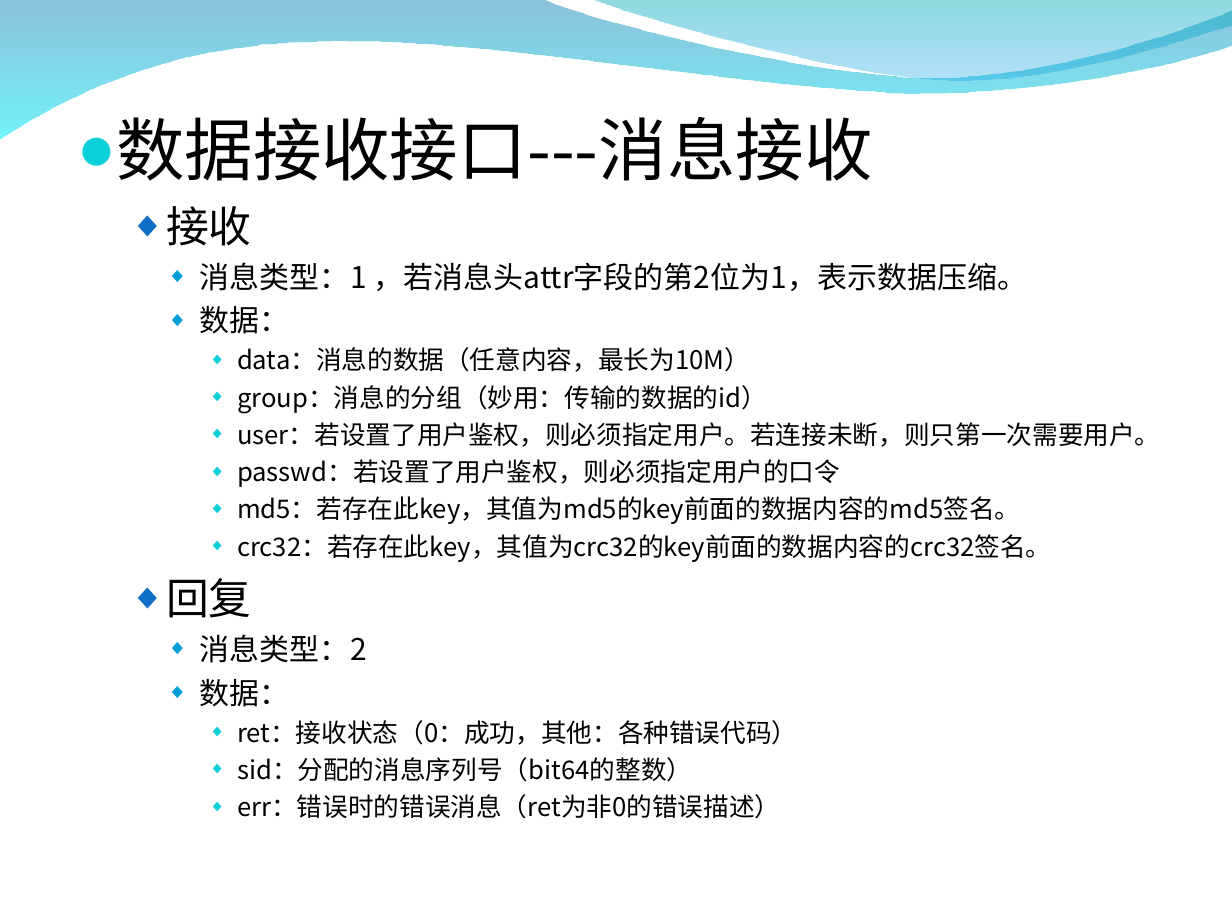
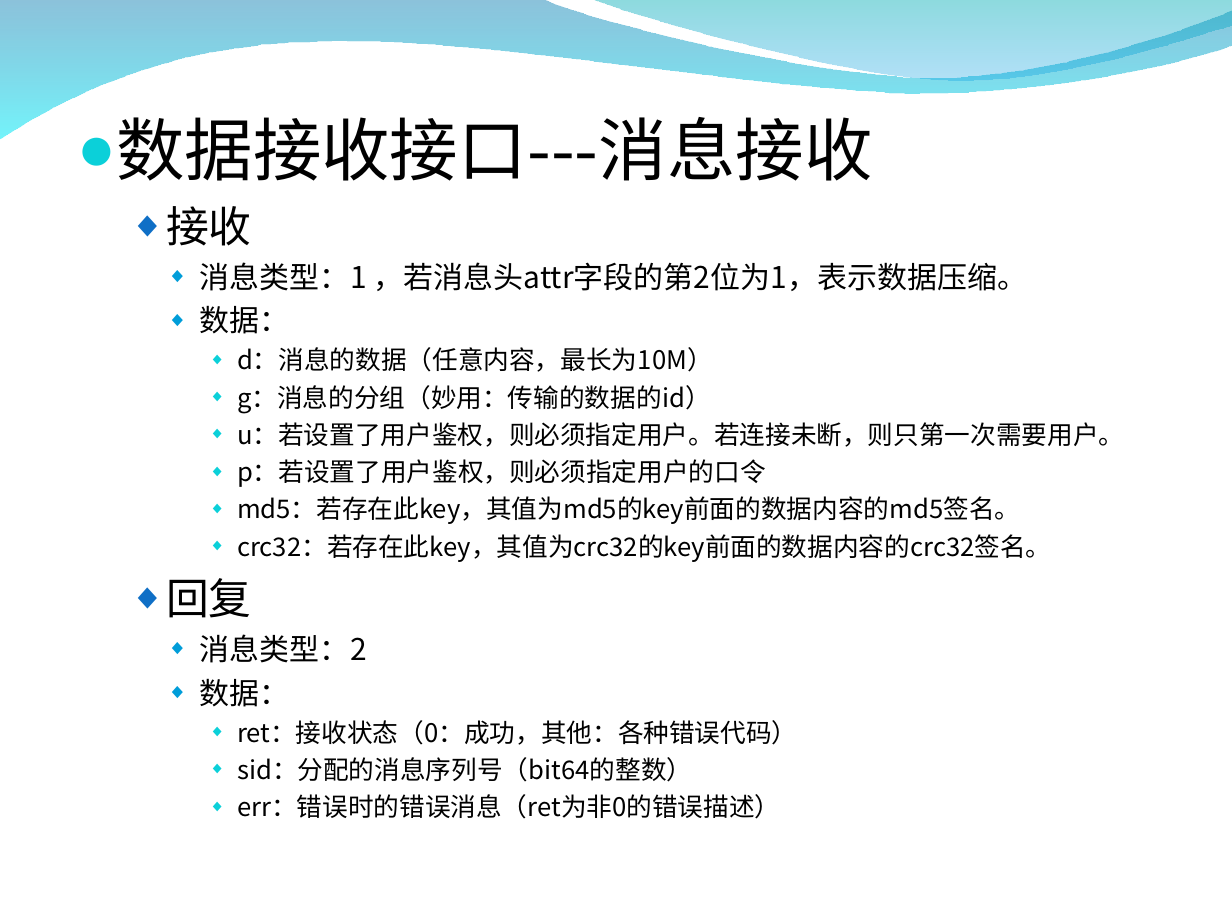
Before and after one commit to zxf1864/cwinux-mq, a slide deck: slide 14 of mq/doc/mq_introduce.ppt. Drawn at 1232x924 pixels with LibreOffice and Linux fonts; fonts in the diff are those of the drawing; background and template pictures are left out. Boxes give left, top, right and bottom in pixels: in the first picture for what was removed or moved away, otherwise in the second. Text is boxed around its words. In the diff, an @@ line names an element or a change of style, - is before the commit and + after.

```diff
--- a/mq/doc/mq_introduce.ppt
+++ b/mq/doc/mq_introduce.ppt
@@ text at bbox=[237, 347, 1124, 487]: text changed @@
-      ◆ data：消息的数据（任意内容，最长为10M）
-      ◆ group：消息的分组（妙用：传输的数据的id）
-      ◆ user：若设置了用户鉴权，则必须指定用户。若连接未断，则只第一次需要用户。
-      ◆ passwd：若设置了用户鉴权，则必须指定用户的口令
+      ◆ d：消息的数据（任意内容，最长为10M）
+      ◆ g：消息的分组（妙用：传输的数据的id）
+      ◆ u：若设置了用户鉴权，则必须指定用户。若连接未断，则只第一次需要用户。
+      ◆ p：若设置了用户鉴权，则必须指定用户的口令
```
Also in this commit, not shown: 13 other slides changed, 2 slides added, 1 slide removed, 1 other file.
